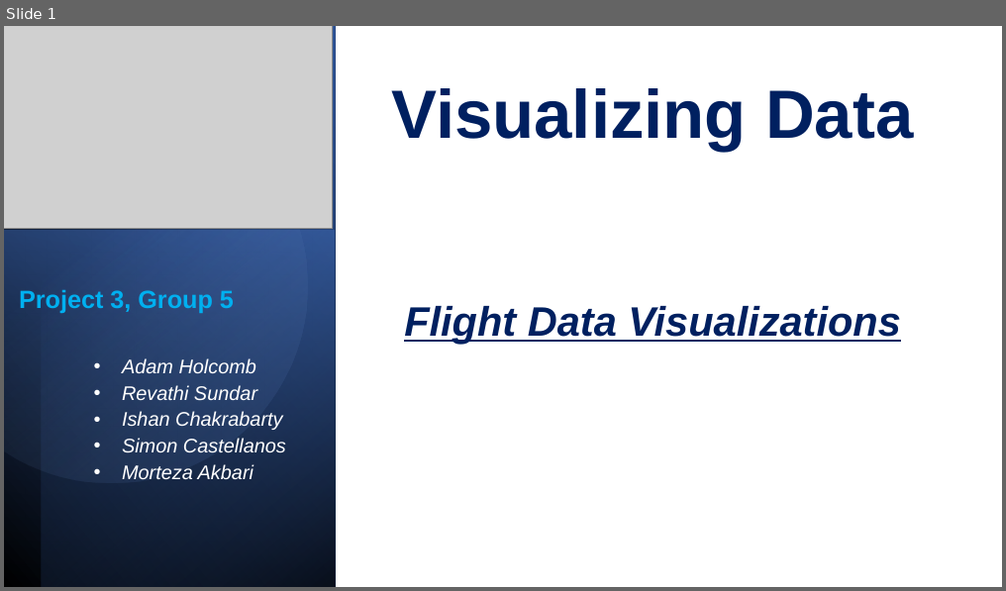
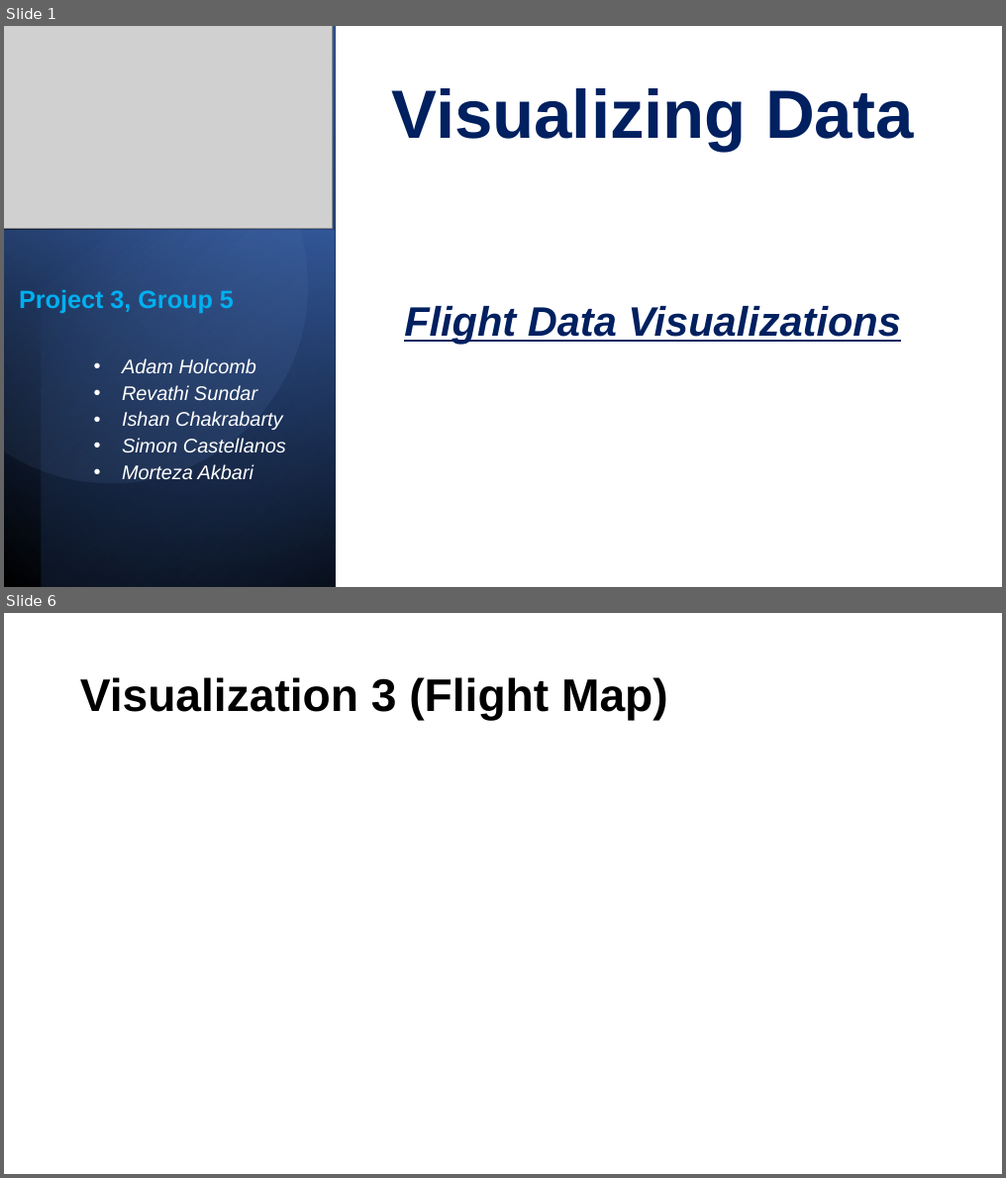
Before and after one commit to adamholcomb/Full-Stack-Flight-Analysis, a slide deck: Project 3_Group-5_Visualizing Data.pptx. Shown one above the other, each under a label of ours: slide 1 before the commit, slides 1 and 6 after it; the slides between them are not shown. The pictures are 1006x591 and 1006x1178 pixels, drawn with LibreOffice and Linux fonts; fonts in the diff are those of the drawing; grey boxes stand for pictures. Boxes give left, top, right and bottom in pixels: in the first picture for what was removed or moved away, otherwise in the second. Text is boxed around its words. In the diff, an @@ line names an element or a change of style, - is before the commit and + after.

```diff
--- a/Project 3_Group-5_Visualizing Data.pptx
+++ b/Project 3_Group-5_Visualizing Data.pptx
@@ slide 6 added at <box>4,613,1002,1174</box>, background #FFFFFF @@
@@ title added at <box>80,677,668,721</box>, 44 pt, text #000000, bold @@
+Visualization 3 (Flight Map)
```
Also in this commit, not shown: 1 slide changed, 4 other slides added, 1 slide removed.
